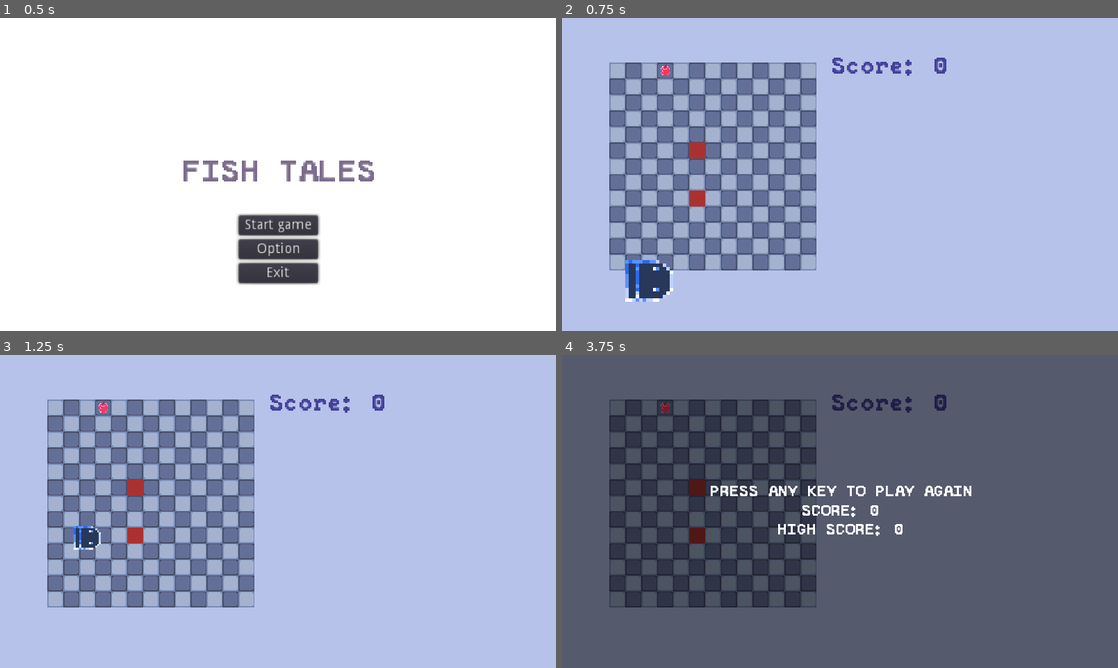
Above: before the commit, frames 1-4 (two rows, left to right).
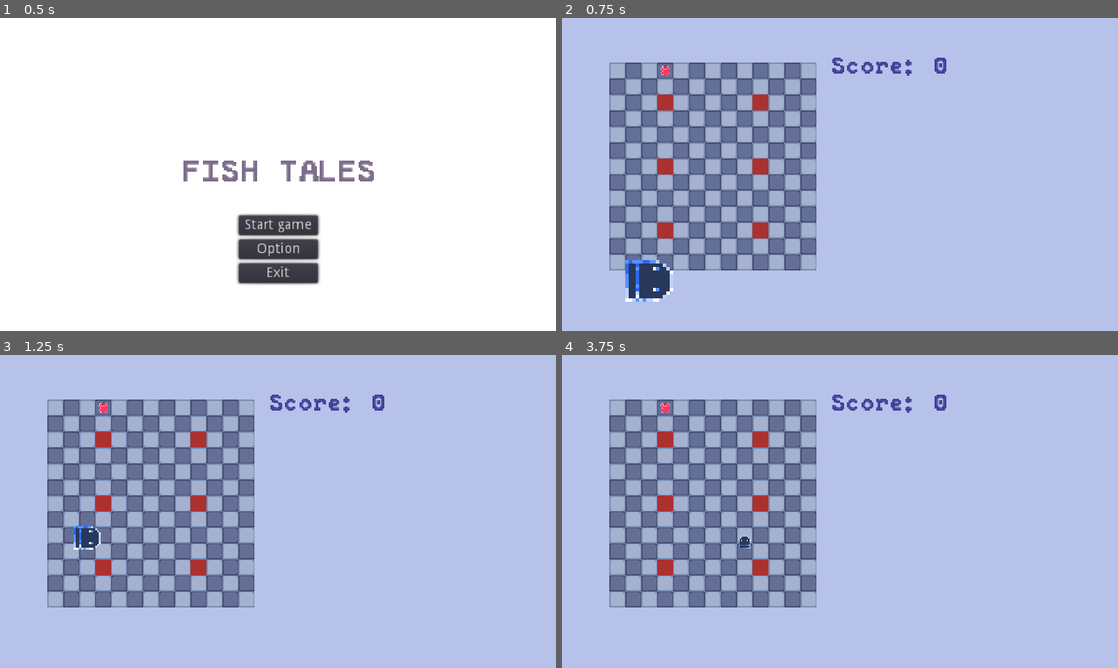
Above: after the commit, the same moments.

Repository: JustKwa/Snak-e
Game: Godot game, scene res://Scenes/main_menu.tscn
Two runs of this game, one before a commit and one after it. Both use one fixed random seed, a clock stepped at 60 frames per second and the inputs below.
Inputs:
- Up to frame 1 (0.5 s): no input
- Up to frame 2 (0.75 s): click "Start game" at 0.5 s
- Up to frame 3 (1.25 s): no input
- Up to frame 4 (3.75 s): tap Enter at 1.25 s; hold Right (ui_right) 1.28-2.03 s; hold Down (ui_down) 2.03-2.78 s; hold Right (ui_right) 2.78-3.53 s; hold Up (ui_up) from 3.53 s (still down)

Frame 1 is identical in both runs. In frame 2, 1.2% of the frame differs, in the area x 17-38%, y 24-71%; in frame 3, 1.2%; in frame 4, 100%, in the area x 0-100%, y 0-100%.
Error after the commit: Parse Error: The identifier "Grid" isn't declared in the current scope. (res://Scripts/item.gd:10)

Commit message:
Increase amount of obstacle

Diff:
--- a/Scenes/grid.tscn
+++ b/Scenes/grid.tscn
@@ -105,20 +105,26 @@
 [sub_resource type="GDScript" id=2]
 script/source = "extends TileMap
 
+signal cells_available(available_cells)
 
-# Declare member variables here. Examples:
-# var a = 2
-# var b = \"text\"
+var available_cells : PoolVector2Array
+
+onready var item_controller = get_parent().get_node(\"item_controller\")
 
 
-# Called when the node enters the scene tree for the first time.
 func _ready():
-	pass # Replace with function body.
+	emit_signal(\"cells_available\", available_cells)
+	item_controller.connect(\"cells_occupied\", self, \"_on_cells_occupied\")
 
 
-# Called every frame. 'delta' is the elapsed time since the previous frame.
-#func _process(delta):
-#	pass
+func _on_cells_occupied(occupied_cells: PoolVector2Array):
+	var used_cells = get_used_cells()
+
+	for cell in occupied_cells:
+		used_cells.erase(cell)
+
+	available_cells = used_cells
+	emit_signal(\"cells_available\", available_cells)
 "
 
 [node name="grid" type="TileMap"]
--- a/Scenes/level.tscn
+++ b/Scenes/level.tscn
@@ -20,7 +20,7 @@
 __meta__ = {
 "_edit_lock_": true
 }
-speed = 4.0
+speed = 5.0
 
 [node name="stage" type="Control" parent="."]
 margin_top = -3.0
@@ -70,11 +70,23 @@
 [node name="item_controller" type="Node2D" parent="."]
 script = ExtResource( 5 )
 
+[node name="obstacle3" parent="item_controller" instance=ExtResource( 7 )]
+position = Vector2( 168, 185 )
+
 [node name="obstacle" parent="item_controller" instance=ExtResource( 7 )]
-position = Vector2( 104, 105 )
+position = Vector2( 72, 57 )
 
 [node name="obstacle2" parent="item_controller" instance=ExtResource( 7 )]
-position = Vector2( 104, 153 )
+position = Vector2( 72, 185 )
+
+[node name="obstacle6" parent="item_controller" instance=ExtResource( 7 )]
+position = Vector2( 72, 121 )
+
+[node name="obstacle5" parent="item_controller" instance=ExtResource( 7 )]
+position = Vector2( 168, 121 )
+
+[node name="obstacle4" parent="item_controller" instance=ExtResource( 7 )]
+position = Vector2( 168, 57 )
 
 [node name="score_board" type="Control" parent="."]
 modulate = Color( 0.266667, 0.254902, 0.603922, 1 )
@@ -104,5 +116,3 @@
 region_rect = Rect2( 0, 184, 181, 12.069 )
 
 [connection signal="area_entered" from="level_collision" to="level_collision" method="_on_level_collision_area_entered"]
-[connection signal="spawned" from="item_controller/obstacle" to="grid" method="_on_obstacle_spawned"]
-[connection signal="spawned" from="item_controller/obstacle2" to="grid" method="_on_obstacle_spawned"]
--- a/project.godot
+++ b/project.godot
@@ -39,7 +39,6 @@
 [autoload]
 
 FpsCounter="*res://Scenes/fps_counter.tscn"
-Grid="*res://Scenes/grid.tscn"
 
 [debug]
 
